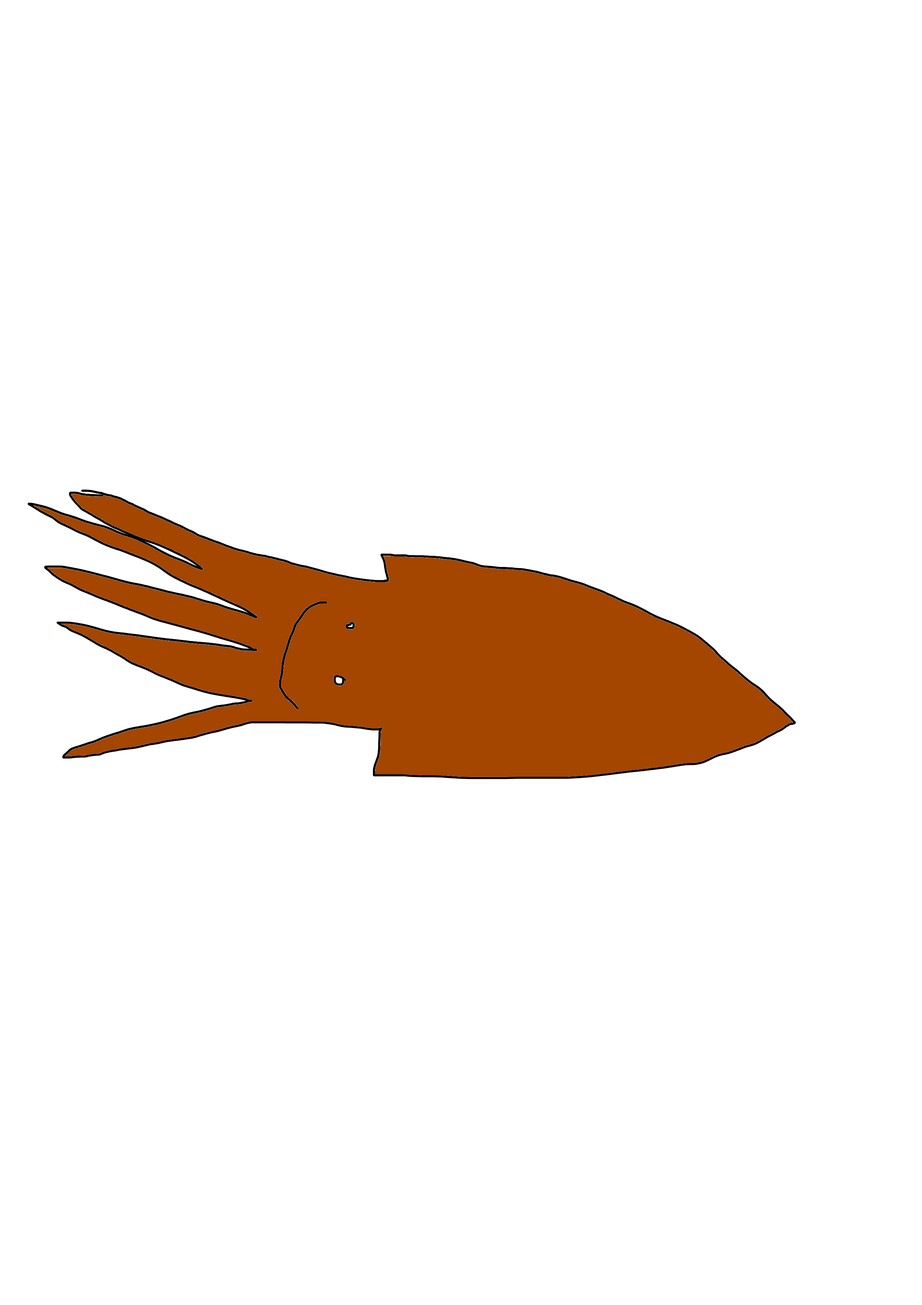
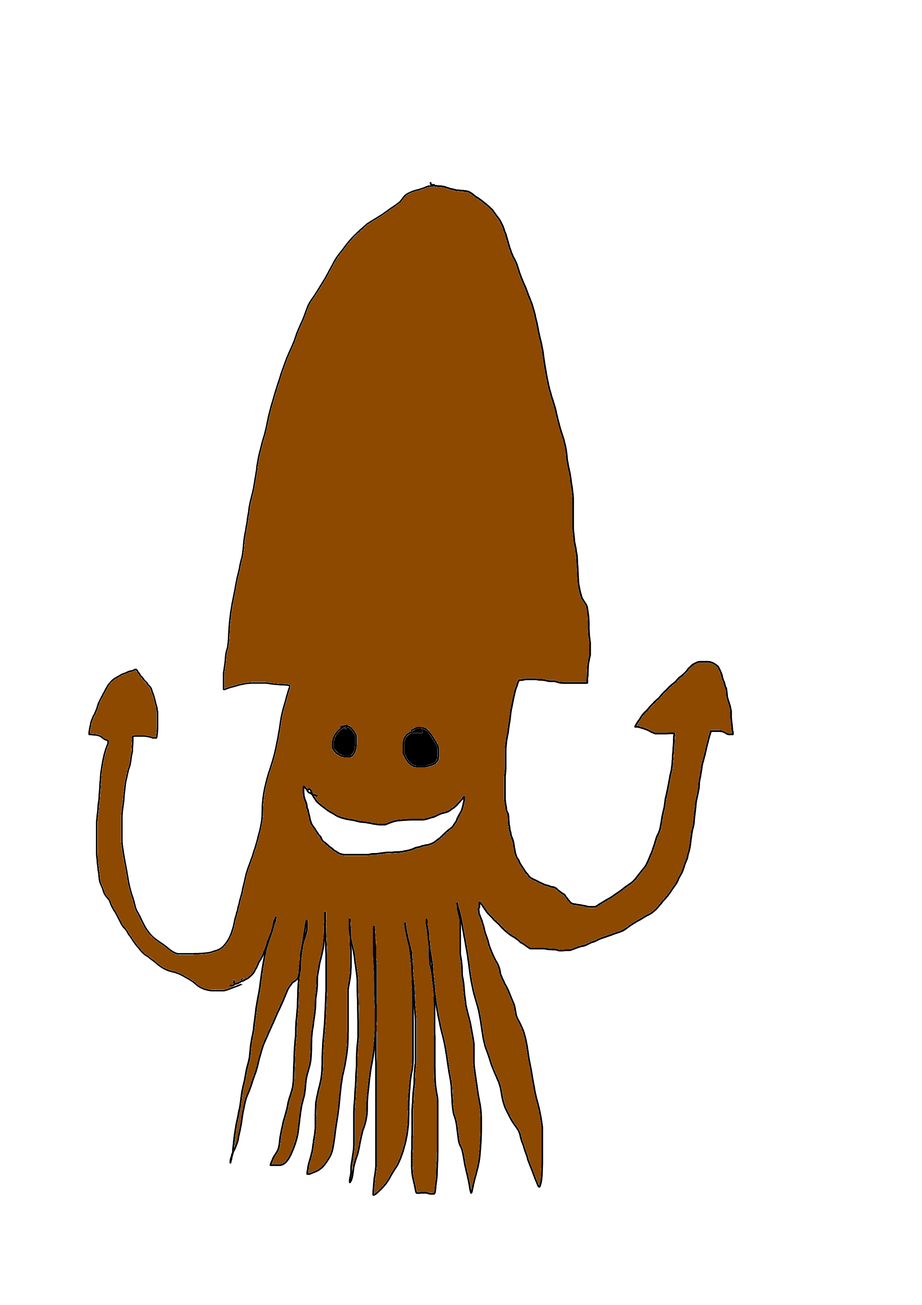
Layered file, before and after one edit (922x1305). Changes by layer:
painted on "Paint Layer 1" over [27, 181, 797, 1196]
